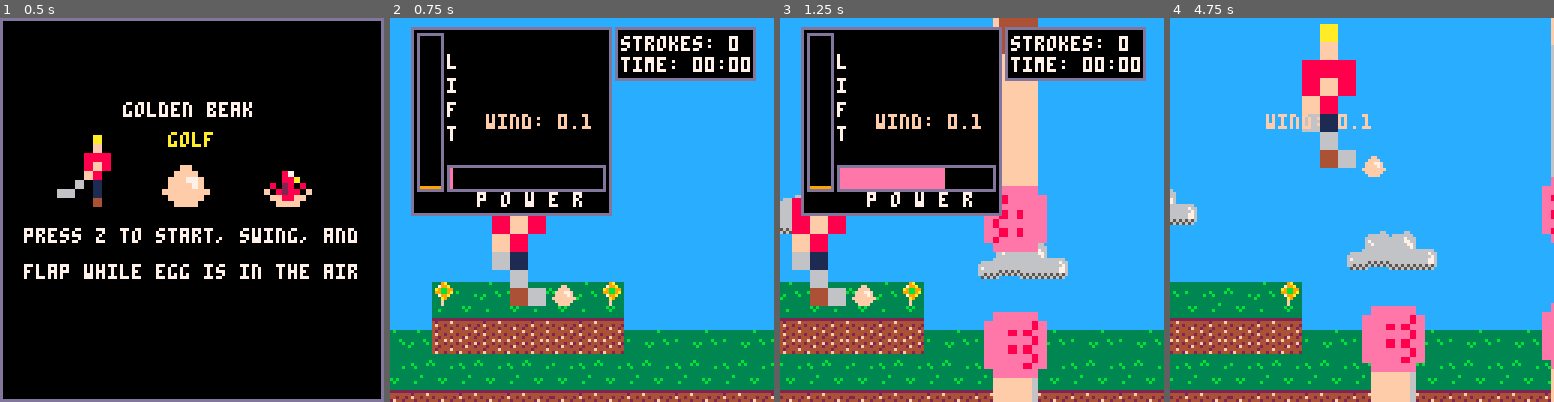
Above: before the commit, frames 1-4 (left to right).
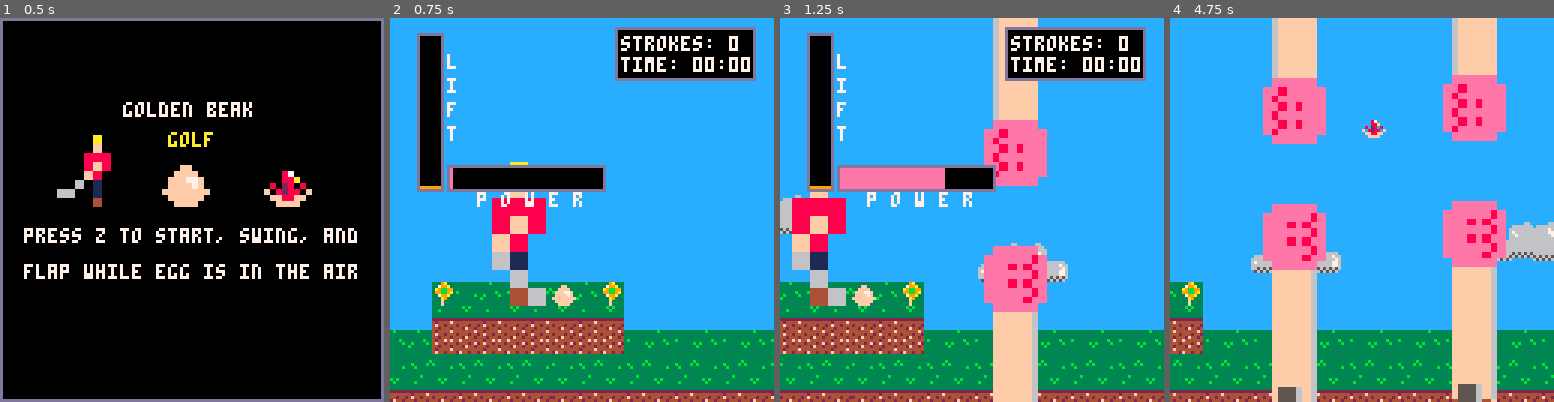
Above: after the commit, the same moments.

Repository: mccordgh/all_pico_8_carts
Game: PICO-8 cartridge carts/ludum_dare_41/ld41_golf_flappy_bird.p8
Same seed, same stepped clock (60 frames per second), same inputs: the game is played once before the commit and once after it.
Inputs:
- Up to frame 1 (0.5 s): no input
- Up to frame 2 (0.75 s): tap O (Z key) at 0.7 s
- Up to frame 3 (1.25 s): no input
- Up to frame 4 (4.75 s): tap O (Z key) every 0.4 s from 1.7 to 4.5 s

Frame 1 is identical in both runs. In frame 2, 19% of the frame differs, in the area x 5-58%, y 2-52%; in frame 3, 29%; in frame 4, 39%, in the area x 0-100%, y 0-100%.

Commit message:
golden beak trees explode

Diff:
--- a/carts/ludum_dare_41/ld41_golf_flappy_bird.p8
+++ b/carts/ludum_dare_41/ld41_golf_flappy_bird.p8
@@ -12,17 +12,17 @@
 
 function init_game()
     input_counter = 0
-    padd = 2 --collision check buffer to make it less brutal
+    padd = 1 --collision check buffer to make it less brutal
     cam_x = 0
     course_par = 3
     course_par_time = 60
     course_timer = 0
 
     tree_max_move = 16
-    tree_move_speed = 0.6
-
-    gravity = 0.25
-    wind = 0.10
+    tree_move_speed = 0.5
+
+    gravity = 0.2
+    wind = 0.075
     friction = 0.05
     meter_speed = .05
 
@@ -63,6 +63,7 @@
     clouds = {}
     make_clouds(18, 80)
 
+    explosions = {}
     state = hitting_state
 end
 
@@ -87,8 +88,8 @@
 
 function make_trees(start_pos, x_spacing)
     local xx = start_pos
-    local tree_spacing = 40
-    local yy = -(tree_spacing / 2) - 1
+    local tree_spacing = 36
+    local yy = -(tree_spacing / 2) - 10
     local tree_inner_space = 20
 
     while (xx < 966) do
@@ -178,6 +179,7 @@
         sspr(player.sprite * 8, 0, 8, 8, player.x, player.y, 48, 48)
 
         draw_trees()
+        draw_explosions()
         draw_flag()
 
         spr(ball.sprite, ball.x, ball.y)
@@ -188,6 +190,12 @@
         end
 
         debug_info()
+    end
+end
+
+function draw_explosions()
+    for e in all(explosions) do
+        sspr(e.spr_x, 16, 8, 8, e.x, e.y, 32, 32)
     end
 end
 
@@ -256,7 +264,7 @@
 end
 
 function draw_all_meters()
-    draw_meter_box()
+    --draw_meter_box()
 
     if (draw_power) then
         local power_percent = (power / max_power) * 100
@@ -359,8 +367,36 @@
         hitting()
     end
 
+    update_explosions()
     move_clouds()
     move_trees()
+end
+
+function update_explosions()
+    for e in all(explosions) do
+        if (e.frame == 0) then
+            e.spr_x = 64
+        end
+
+        if (e.frame == 1 or e.frame == 3) then
+            e.spr_x = 72
+        end
+
+        if (e.frame == 2) then
+            e.spr_x = 80
+        end
+
+        e.frame += 1
+        e.counter += 1
+
+        if (e.counter > 30) then
+            del(explosions, e)
+        end
+
+        if (e.frame > 3) then
+            e.frame = 0
+        end
+    end
 end
 
 function move_clouds()
@@ -530,10 +566,31 @@
         and (ball.y > tr.y or (ball.y + ball.height) > tr.y) and (ball.y < tr.y + (tr.y_stretch - padd)) then
             tree_collide = true
             ball.sprite = 3
+            add_tree_explode(tr)
             del(trees, tr)
             sfx(8)
         end
     end
+end
+
+function add_tree_explode(tr)
+    e = {}
+
+    e.spr_x = 64
+    e.x = tr.x - 6
+    e.y = tr.y + (tr.y_stretch / 2)
+    e.frame = 0
+    e.counter = 0
+
+    if (e.y < 32) then
+        e.y = 32
+    end
+
+    if (e.y > 96) then
+        e.y = 96
+    end
+
+    add(explosions, e)
 end
 
 function ball_collision()
@@ -587,8 +644,8 @@
 function flap()
     if (ball.y > 8) then
         sfx(9)
-        ball.y_speed = 2
-        ball.x_speed = 1.5
+        ball.y_speed = 1.5
+        ball.x_speed = 1.75
     end
 end
 
@@ -619,7 +676,7 @@
 end
 
 function debug_info()
-    print("wind: " .. wind, cam_x + 32, 32, 15)
+    --print("wind: " .. wind, cam_x + 32, 32, 15)
     --print("collided: " .. to_string(collided), cam_x + 50, 10, 15)
     --print("ball x: " .. ball.x .. ", y: " .. ball.y, cam_x + 64, 94, 15)
     --print("ball speed x: " .. ball.x_speed .. ", y: " .. ball.y_speed, cam_x + 10, 30, 15)
@@ -678,14 +735,14 @@
 eeeeee8e0777776000000000ffff000000000000424444f444444444333a93330000000006656565656565656565656565656560000000000000000000000000
 eeeee8ee0077776000000000ffff0000000000004f44244424442442333f33330000000000565656000000065656565656565600000000000000000000000000
 0eeeeee00000775000000000ffff00000000000044244424442f4424333f33330000000000000000000000000000000000000000000000000000000000000000
-0fffff600000006000000000ffff000000000000424444f4444444f4000000000000000000000000000000000000000000000000000000000000000000000000
-0fffff600000006000000000fffff000000000004f44244424442442000000000000000000000000000000000000000000000000000000000000000000000000
-0fffff600000006000000000ffffffff0000000044244424442f4424000000000000000000000000000000000000000000000000000000000000000000000000
-0fffff600000006000000000ffffffff000000004244f4f44f444444000000000000000000000000000000000000000000000000000000000000000000000000
-0fffff60000000600fffffffffffffff000000004f442444244424f2000000000000000000000000000000000000000000000000000000000000000000000000
-0fffff60000000600fffffffffffffff0000000044244424442f4424000000000000000000000000000000000000000000000000000000000000000000000000
-0fffff600000006000000000ffffffff00000000424444f444444444000000000000000000000000000000000000000000000000000000000000000000000000
-0fffff6000000060ffffffffffffffff000000004f4424442f442442000000000000000000000000000000000000000000000000000000000000000000000000
+0fffff600000006000000000ffff000000000000424444f4444444f4000000000000000000000800000000000000000000000000000000000000000000000000
+0fffff600000006000000000fffff000000000004f44244424442442000000000090900008909080000000000000000000000000000000000000000000000000
+0fffff600000006000000000ffffffff0000000044244424442f4424000000000009909080899890000000000000000000000000000000000000000000000000
+0fffff600000006000000000ffffffff000000004244f4f44f444444000aa000099aa900099aa900000000000000000000000000000000000000000000000000
+0fffff60000000600fffffffffffffff000000004f442444244424f2000aa000009aa990009aa990000000000000000000000000000000000000000000000000
+0fffff60000000600fffffffffffffff0000000044244424442f4424000000000909900009899808000000000000000000000000000000000000000000000000
+0fffff600000006000000000ffffffff00000000424444f444444444000000000009090008090980000000000000000000000000000000000000000000000000
+0fffff6000000060ffffffffffffffff000000004f4424442f442442000000000000000000800000000000000000000000000000000000000000000000000000
 0fffff6000000060ffffffffffffffff000000000000000000000000000000000000000000000000000000000000000000000000000000000000000000000000
 0fffff60000000600fffffffffffffff000000000000000000000000000000000000000000000000000000000000000000000000000000000000000000000000
 0fffff60000000600000000ffffffff0000000000000000000000000000000000000000000000000000000000000000000000000000000000000000000000000
Not shown, changed: the sound effects (__sfx__) section of carts/ludum_dare_41/ld41_golf_flappy_bird.p8
Not shown, changed: config.txt
Not shown, changed: log.txt
